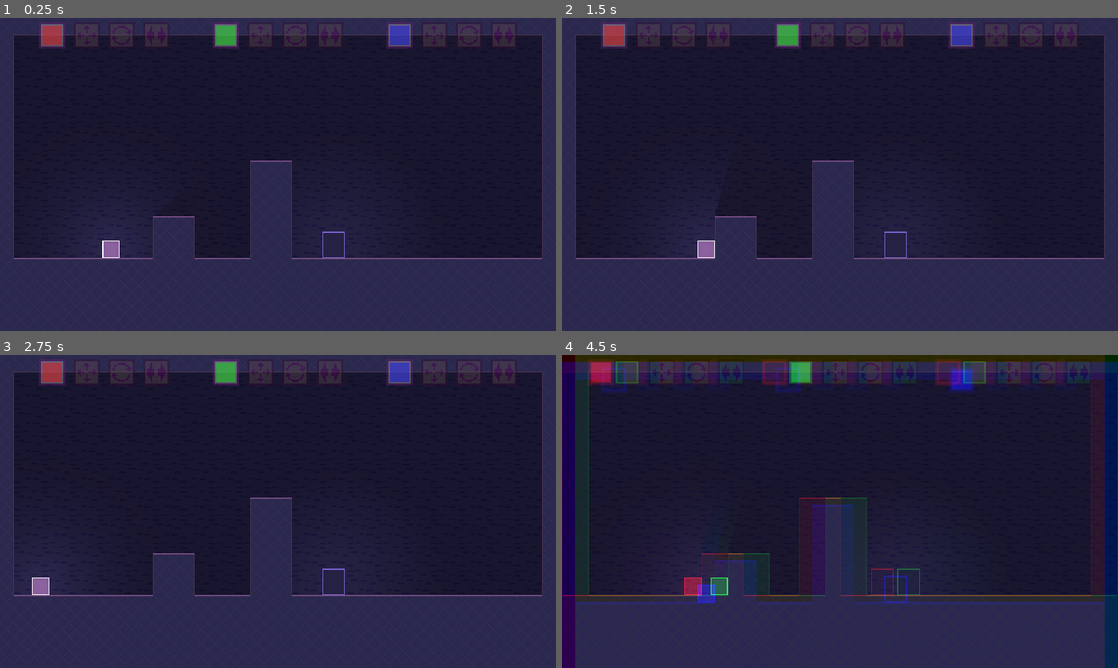
Above: before the commit, frames 1-4 (two rows, left to right).
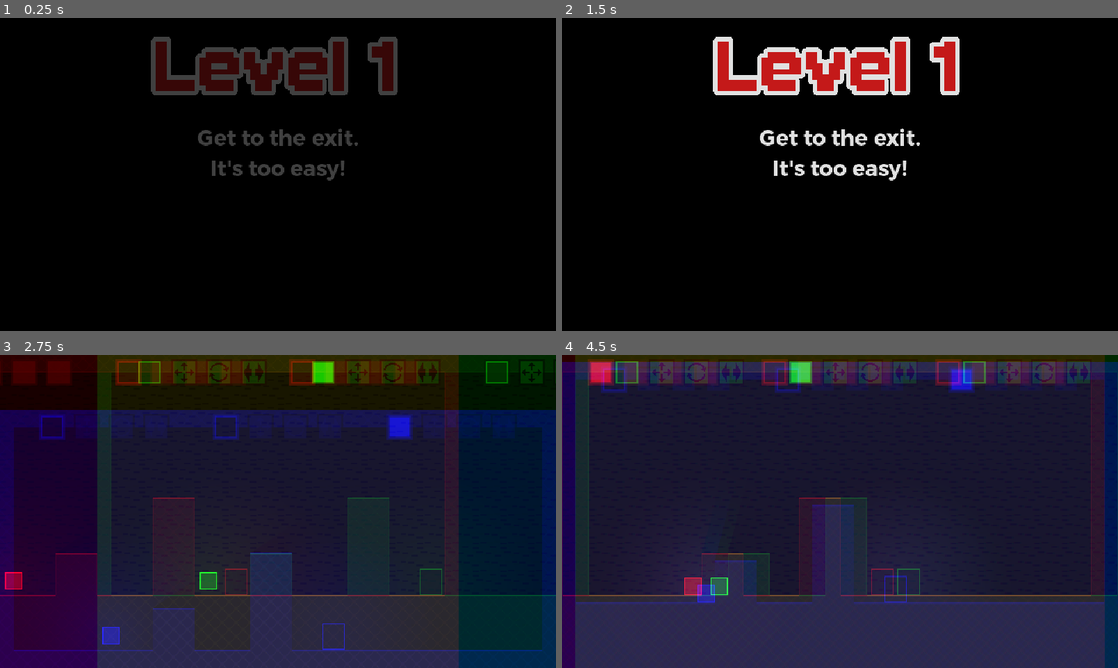
Above: after the commit, the same moments.

Repository: robotmaster/game-off-2026
Game: Godot game, scene res://scenes/level_start.tscn
Same seed, same stepped clock (60 frames per second), same inputs: the game is played once before the commit and once after it. Before the commit the project starts from res://scenes/rooms/intro.tscn.
Inputs:
- Up to frame 1 (0.25 s): no input
- Up to frame 2 (1.5 s): hold Right (right) from 0.53 s (still down); tap X (switch_edit) at 0.6 s; tap B (revert_jump) at 0.77 s; tap Z (toggle_play) at 0.8, 1.35 s; tap Enter at 1.25 s
- Up to frame 3 (2.75 s): tap B (revert_jump) at 1.52 s; tap X (switch_edit) at 1.55 s; release Right (right) at 2.03 s; hold Left (left) from 2.03 s (still down); hold Shift (move_slow) from 2.03 s (still down); tap Z (toggle_play) at 2.3 s
- Up to frame 4 (4.5 s): release Left (left) at 2.78 s; release Shift (move_slow) at 2.78 s; hold Right (right) 2.78-4.28 s; tap X (switch_edit) at 2.85, 4.35 s; tap B (revert_jump) at 3.02, 3.77 s; tap Z (toggle_play) at 3.6 s; tap R (reset) at 4.15, 4.25 s; hold Left (left) from 4.28 s (still down)

The runs differ from the first frame. In frame 1, 100% of the frame differs, in the area x 0-100%, y 0-100%; in frame 2, 100%; in frame 3, 46%; in frame 4, 1.1%.

Commit message:
added more effects

Diff:
--- /dev/null
+++ b/game-off-2026/globals/level_manager.gd
@@ -0,0 +1,53 @@
+extends Node
+
+var room_number := 0
+
+var show_centroids := false
+
+const first_room_with_centroids = "res://scenes/rooms/rotations_intro.tscn"
+
+const rooms = [
+	"res://scenes/rooms/intro.tscn",
+	"res://scenes/rooms/polygon_intro.tscn",
+	"res://scenes/rooms/polygon_intro_2.tscn",
+	"res://scenes/rooms/moving_poly_intro.tscn",
+	"res://scenes/rooms/moving_2.tscn",
+	"res://scenes/rooms/falling_lock_intro.tscn",
+	"res://scenes/rooms/polygon_moving_hard.tscn",
+	"res://scenes/rooms/rotations_intro.tscn",
+	"res://scenes/rooms/rotations_hard.tscn"
+]
+
+const room_to_tip = {
+	"res://scenes/rooms/intro.tscn": "Get to the exit.\nIt's too easy!",
+	"res://scenes/rooms/polygon_intro.tscn": "Red + Green + Blue = White\nand maybe something else",
+	"res://scenes/rooms/polygon_intro_2.tscn": "Something else you might wanna know:\nR to reset\nB to undo your last jump",
+	"res://scenes/rooms/moving_poly_intro.tscn": "Legend goes that entering areas of high energy gives you special powers.",
+	"res://scenes/rooms/moving_2.tscn": "This one is easy.\nBy the way, how many holes are in a straw?",
+	"res://scenes/rooms/falling_lock_intro.tscn": "Some people pass out after using immense power.",
+	"res://scenes/rooms/polygon_moving_hard.tscn": "Good luck on this one!",
+	"res://scenes/rooms/rotations_intro.tscn": "Fun fact: The centroid of a polygon is its center of mass if it has uniform density. It is calculated as Cₓ = (1 / 6A) Σ (xᵢ + xᵢ₊₁)(xᵢ yᵢ₊₁ − xᵢ₊₁ yᵢ) and Cᵧ = (1 / 6A) Σ (yᵢ + yᵢ₊₁)(xᵢ yᵢ₊₁ − xᵢ₊₁ yᵢ), where A is ½ Σ (xᵢ yᵢ₊₁ − xᵢ₊₁ yᵢ)",
+	"res://scenes/rooms/rotations_hard.tscn": "Good luck on this one! (again)",
+}
+
+func _ready() -> void:
+	for room in rooms:
+		pass
+		assert(room in room_to_tip, "Room mismatch in level manager")
+
+	var path := get_tree().current_scene.scene_file_path
+	if path in rooms:
+		room_number = rooms.find(path)
+
+func get_room() -> String:
+	return rooms[ room_number]
+
+func next_room() -> String:
+	room_number += 1
+	if room_number >= len(rooms):
+		return ""
+	return "res://scenes/level_start.tscn"
+
+func _process(_delta: float) -> void:
+	var centroid_index := rooms.find(first_room_with_centroids)
+	show_centroids = room_number >= centroid_index
--- a/game-off-2026/level_manager.gd
+++ /dev/null
@@ -1,21 +0,0 @@
-extends Node
-
-var room_number := 0
-
-const rooms = [
-	"res://scenes/rooms/intro.tscn",
-	"res://scenes/rooms/polygon_intro.tscn",
-	"res://scenes/rooms/polygon_intro_2.tscn",
-	"res://scenes/rooms/moving_poly_intro.tscn",
-	"res://scenes/rooms/moving_2.tscn",
-	"res://scenes/rooms/falling_lock_intro.tscn",
-	"res://scenes/rooms/polygon_moving_hard.tscn",
-	"res://scenes/rooms/rotations_intro.tscn",
-	"res://scenes/rooms/rotations_hard.tscn"
-]
-
-func next_room() -> String:
-	room_number += 1
-	if room_number >= len(rooms):
-		return rooms[len(rooms) - 1]
-	return rooms[room_number]
--- a/game-off-2026/project.godot
+++ b/game-off-2026/project.godot
@@ -11,7 +11,7 @@
 [application]
 
 config/name="game_off_2026"
-run/main_scene="uid://dttkllv1b276k"
+run/main_scene="uid://pqytye8mlanu"
 config/features=PackedStringArray("4.7", "Forward Plus")
 config/icon="res://icon.svg"
 
@@ -39,26 +39,23 @@
 left={
 "deadzone": 0.2,
 "events": [Object(InputEventKey,"resource_local_to_scene":false,"resource_name":"","device":-1,"window_id":0,"alt_press …(195 unchanged characters)…
-, Object(InputEventKey,"resource_local_to_scene":false,"resource_name":"","device":-1,"window_id":0,"alt_pressed":false,"shift_pressed":false,"ctrl_pressed":false,"meta_pressed":false,"pressed":false,"keycode":0,"physical_keycode":65,"key_label":0,"unicode":97,"location":0,"echo":false,"script":null)
 ]
 }
 right={
 "deadzone": 0.2,
 "events": [Object(InputEventKey,"resource_local_to_scene":false,"resource_name":"","device":-1,"window_id":0,"alt_press …(195 unchanged characters)…
-, Object(InputEventKey,"resource_local_to_scene":false,"resource_name":"","device":-1,"window_id":0,"alt_pressed":false,"shift_pressed":false,"ctrl_pressed":false,"meta_pressed":false,"pressed":false,"keycode":0,"physical_keycode":68,"key_label":0,"unicode":100,"location":0,"echo":false,"script":null)
 ]
 }
 up={
 "deadzone": 0.2,
 "events": [Object(InputEventKey,"resource_local_to_scene":false,"resource_name":"","device":-1,"window_id":0,"alt_press …(195 unchanged characters)…
 , Object(InputEventKey,"resource_local_to_scene":false,"resource_name":"","device":-1,"window_id":0,"alt_pressed":false …(182 unchanged characters)…
-, Object(InputEventKey,"resource_local_to_scene":false,"reso …(131 unchanged characters)… d":false,"keycode":0,"physical_keycode":87,"key_label":0,"unicode":119,"location":0,"echo":false,"script":null)
+, Object(InputEventKey,"resource_local_to_scene":false,"reso …(131 unchanged characters)… d":false,"keycode":0,"physical_keycode":67,"key_label":0,"unicode":99,"location":0,"echo":false,"script":null)
 ]
 }
 down={
 "deadzone": 0.2,
-"events": [Object(InputEventKey,"resource_local_to_scene":fa …(140 unchanged characters)… d":false,"keycode":0,"physical_keycode":83,"key_label":0,"unicode":115,"location":0,"echo":false,"script":null)
-, Object(InputEventKey,"resource_local_to_scene":false,"resource_name":"","device":-1,"window_id":0,"alt_pressed":false,"shift_pressed":false,"ctrl_pressed":false,"meta_pressed":false,"pressed":false,"keycode":0,"physical_keycode":4194322,"key_label":0,"unicode":0,"location":0,"echo":false,"script":null)
+"events": [Object(InputEventKey,"resource_local_to_scene":fa …(140 unchanged characters)… d":false,"keycode":0,"physical_keycode":4194322,"key_label":0,"unicode":0,"location":0,"echo":false,"script":null)
 ]
 }
 switch_edit={
--- a/game-off-2026/scenes/dont_touch/polygon_info_ui.tscn
+++ b/game-off-2026/scenes/dont_touch/polygon_info_ui.tscn
@@ -7,7 +7,6 @@
 script = ExtResource("1_weqsq")
 
 [node name="ColorBg" type="Sprite2D" parent="." unique_id=695791868]
-use_parent_material = true
 position = Vector2(-60, 0)
 texture = ExtResource("2_lew5o")
 hframes = 4
@@ -41,7 +40,7 @@
 hframes = 4
 frame = 3
 
-[node name="WhiteHighlight" type="ColorRect" parent="." unique_id=186484038]
+[node name="GreenHighlight" type="ColorRect" parent="." unique_id=186484038]
 use_parent_material = true
 offset_left = -35.0
 offset_top = -15.0
@@ -49,3 +48,24 @@
 offset_bottom = 15.0
 pivot_offset_ratio = Vector2(0.5, 0.5)
 color = Color(0.6424834, 0.91948235, 0.577884, 0.63529414)
+
+[node name="WhiteHighlightTransform" type="ColorRect" parent="." unique_id=1594380896]
+offset_left = -35.0
+offset_top = -15.0
+offset_right = -5.0
+offset_bottom = 15.0
+pivot_offset_ratio = Vector2(0.5, 0.5)
+
+[node name="WhiteHighlightRotate" type="ColorRect" parent="." unique_id=1324322759]
+offset_left = 5.0
+offset_top = -15.0
+offset_right = 35.0
+offset_bottom = 15.0
+pivot_offset_ratio = Vector2(0.5, 0.5)
+
+[node name="WhiteHighlightScale" type="ColorRect" parent="." unique_id=154676320]
+offset_left = 45.0
+offset_top = -15.0
+offset_right = 75.0
+offset_bottom = 15.0
+pivot_offset_ratio = Vector2(0.5, 0.5)
--- /dev/null
+++ b/game-off-2026/scenes/level_start.tscn
@@ -0,0 +1,136 @@
+[gd_scene format=3 uid="uid://pqytye8mlanu"]
+
+[ext_resource type="FontFile" uid="uid://dj4krrmnr7cdn" path="res://fonts/ari-w9500-display.ttf" id="1_1ag0p"]
+[ext_resource type="Shader" uid="uid://nnf5log83eb5" path="res://shaders/level_start.gdshader" id="1_2kkdi"]
+[ext_resource type="FontFile" uid="uid://c18pqewn23vbu" path="res://fonts/Gontserrat-Bold.ttf" id="3_2kkdi"]
+
+[sub_resource type="ShaderMaterial" id="ShaderMaterial_2kkdi"]
+shader = ExtResource("1_2kkdi")
+shader_parameter/alpha = 1.0
+
+[sub_resource type="GDScript" id="GDScript_1ag0p"]
+script/source = "extends Node2D
+
+const FADE_TIME = 1.0
+const CONTINUE_TEXT_FADE_START = 3.5
+const CONTINUE_TEXT_FADE_END = 4
+
+var time := 0.0
+var fadeout_target := -1.0
+
+func _ready() -> void:
+	modulate.a = 0
+
+func _process(delta: float) -> void:
+	modulate.a = 1
+	time += delta
+
+	var alpha : float
+	if time < FADE_TIME:
+		alpha = time / FADE_TIME
+	elif fadeout_target > 0:
+		if time > fadeout_target:
+			VisualTools.start_in_transition()
+			get_tree().change_scene_to_file(LevelManager.get_room())
+		alpha = (fadeout_target - time) / FADE_TIME
+	else:
+		alpha = 1
+
+	material.set_shader_parameter(\"alpha\", alpha)
+
+	if time < CONTINUE_TEXT_FADE_START:
+		%ToContinue.modulate.a = 0
+	elif time < CONTINUE_TEXT_FADE_END:
+		%ToContinue.modulate.a = (time - CONTINUE_TEXT_FADE_START) / (CONTINUE_TEXT_FADE_END - CONTINUE_TEXT_FADE_START)
+	else:
+		%ToContinue.modulate.a = 1
+
+	%LevelLabel.text = \"Level \" + str(LevelManager.room_number + 1)
+	%Tip.text = LevelManager.room_to_tip[LevelManager.rooms[LevelManager.room_number]]
+
+	if Input.is_action_just_pressed(\"toggle_play\") and time > FADE_TIME and fadeout_target < 0:
+		fadeout_target = time + FADE_TIME
+"
+
+[sub_resource type="LabelSettings" id="LabelSettings_j4v5w"]
+font = ExtResource("1_1ag0p")
+font_size = 70
+font_color = Color(0.87, 0.1131, 0.1131, 1)
+outline_size = 20
+
+[sub_resource type="LabelSettings" id="LabelSettings_1ag0p"]
+line_spacing = 2.0
+font = ExtResource("3_2kkdi")
+font_size = 40
+
+[sub_resource type="LabelSettings" id="LabelSettings_aveqj"]
+font = ExtResource("3_2kkdi")
+font_size = 25
+
+[sub_resource type="LabelSettings" id="LabelSettings_2kkdi"]
+line_spacing = 2.0
+font = ExtResource("3_2kkdi")
+font_size = 20
+
+[sub_resource type="GDScript" id="GDScript_aveqj"]
+script/source = "extends Camera2D
+
+# Called when the node enters the scene tree for the first time.
+func _ready() -> void:
+	zoom = Vector2(1, 1)
+"
+
+[node name="LevelStart" type="CanvasGroup" unique_id=1279335496]
+material = SubResource("ShaderMaterial_2kkdi")
+script = SubResource("GDScript_1ag0p")
+
+[node name="LevelLabel" type="Label" parent="." unique_id=2054475376]
+unique_name_in_owner = true
+offset_left = -638.0
+offset_top = -154.0
+offset_right = 638.0
+offset_bottom = -49.0
+text = "Level 4"
+label_settings = SubResource("LabelSettings_j4v5w")
+horizontal_alignment = 1
+metadata/_edit_use_anchors_ = true
+
+[node name="TipText" type="Label" parent="." unique_id=1692735934]
+visible = false
+offset_left = -290.0
+offset_top = -56.0
+offset_right = 290.0
+offset_bottom = -27.0
+text = "Tip:"
+label_settings = SubResource("LabelSettings_1ag0p")
+horizontal_alignment = 1
+autowrap_mode = 2
+metadata/_edit_use_anchors_ = true
+
+[node name="Tip" type="Label" parent="." unique_id=1316265742]
+unique_name_in_owner = true
+offset_left = -290.0
+offset_top = -58.0
+offset_right = 290.0
+offset_bottom = 101.0
+text = "Arrow to move."
+label_settings = SubResource("LabelSettings_aveqj")
+horizontal_alignment = 1
+autowrap_mode = 2
+metadata/_edit_use_anchors_ = true
+
+[node name="ToContinue" type="Label" parent="." unique_id=814338240]
+unique_name_in_owner = true
+offset_left = -290.0
+offset_top = 121.0
+offset_right = 290.0
+offset_bottom = 280.0
+text = "Z to continue."
+label_settings = SubResource("LabelSettings_2kkdi")
+horizontal_alignment = 1
+autowrap_mode = 2
+metadata/_edit_use_anchors_ = true
+
+[node name="Camera2D" type="Camera2D" parent="." unique_id=818803488]
+zoom = Vector2(3, 3)
+script = SubResource("GDScript_aveqj")
--- a/game-off-2026/scenes/rooms/polygon_intro_2.tscn
+++ b/game-off-2026/scenes/rooms/polygon_intro_2.tscn
@@ -9,7 +9,7 @@
 
 [node name="Polygon2D" type="Polygon2D" parent="MainPolygons/PolygonCanvas/Red" parent_id_path=PackedInt32Array(349891011) index="0" unique_id=1621396020]
 use_parent_material = true
-position = Vector2(-271, 102)
+position = Vector2(-286, 102)
 color = Color(1, 0, 0, 1)
 polygon = PackedVector2Array(193, -88, 296, -13, 272, 0, 172, -1)
 
@@ -21,7 +21,7 @@
 
 [node name="Polygon2D" type="Polygon2D" parent="MainPolygons/PolygonCanvas/Green" parent_id_path=PackedInt32Array(737133991) index="0" unique_id=1848403671]
 use_parent_material = true
-position = Vector2(-184, 102)
+position = Vector2(-199, 102)
 scale = Vector2(1, 1.0769231)
 color = Color(0, 1, 0, 1)
 polygon = PackedVector2Array(144, 34.35714, 228, -65, 80, -74.28571)
@@ -35,7 +35,7 @@
 
 [node name="Polygon2D" type="Polygon2D" parent="MainPolygons/PolygonCanvas/Blue" parent_id_path=PackedInt32Array(1709256072) index="0" unique_id=1219641244]
 use_parent_material = true
-position = Vector2(-198, 63)
+position = Vector2(-213, 63)
 color = Color(0, 0, 1, 1)
 polygon = PackedVector2Array(233, -36, 226, 51, 80, 48, 80, -32)
 
--- a/game-off-2026/scenes/rooms/polygon_moving_hard.tscn
+++ b/game-off-2026/scenes/rooms/polygon_moving_hard.tscn
@@ -18,7 +18,6 @@
 polygon = PackedVector2Array(-304, 160, -192, 160, -192, 96, -304, 96)
 red_translate_allowed = true
 green_translate_allowed = true
-blue_translate_allowed = true
 
 [node name="PolygonMoveArea3" parent="SpecialElements/PolygonMoveAreas" parent_id_path=PackedInt32Array(907422819) index="2" unique_id=899298405 instance=ExtResource("2_yiuyg")]
 position = Vector2(12, -22)
--- a/game-off-2026/scripts/polygon_centroid_display.gd
+++ b/game-off-2026/scripts/polygon_centroid_display.gd
@@ -9,10 +9,12 @@
 const CENTER_LINE_COLOR_ADD_EDIT = Color(0.7, 0.7, 0.7, 0)
 const CENTER_LINE_COLOR_ADD_PLAY = Color(0.4, 0.4, 0.4, 0)
 
-func _process(delta: float) -> void:
+func _process(_delta: float) -> void:
 	queue_redraw()
 
 func _draw() -> void:
+	if not LevelManager.show_centroids:
+		return
 	var polygons_to_draw = [Room.color_1_parent, Room.color_2_parent, Room.color_3_parent]
 
 	for polygon_parent : PolygonParent in polygons_to_draw:
--- a/game-off-2026/scripts/polygon_info_ui.gd
+++ b/game-off-2026/scripts/polygon_info_ui.gd
@@ -5,23 +5,37 @@
 @export var node_representing : PolygonParent
 
 const OFF_MODULATE = Color(0.5, 0.4, 0.4)
-const PLAYING_MODULATE = Color(1, 1, 1, 0.4)
-const EDITING_MODULATE = Color(1, 1, 1, 0.7)
+const PLAYING_MODULATE = Color(1, 1, 1, 0.6)
+const EDITING_MODULATE = Color(1, 1, 1, 0.85)
+
+@export var white_highlight_highest_alpha := 0.8
+
+const WHITE_HIGHLIGHT_INTERPOLATE_TIME = 0.6
+const WHITE_HIGHLIGHT_HOLD_TIME = 0.2
+
+var transform_highlight_interpolate_timer := 0.0
+var rotate_highlight_interpolate_timer := 0.0
+var scale_highlight_interpolate_timer := 0.0
+
+func _ready() -> void:
+	Room.allowed_transformed_changed.connect.call_deferred(_flash_highlight)
+	Room.editing_changed.connect.call_deferred(_flash_editing.call_deferred)
 
 func _process(delta: float) -> void:
 	if Room.is_editing:
 		modulate = EDITING_MODULATE
 	else:
 		modulate = PLAYING_MODULATE
-	#
-	#
+
+
+
 	$ColorFill.color = color_representing
 
 	$Translate.modulate = OFF_MODULATE
 	$Rotate.modulate = OFF_MODULATE
 	$Scale.modulate = OFF_MODULATE
 
-	$WhiteHighlight.global_position = Vector2(999999, 999999)
+	$GreenHighlight.global_position = Vector2(999999, 999999)
 	for allowed_transform_index in range(len(Room.allowed_polygon_transforms)):
 		var allowed_transform = Room.allowed_polygon_transforms[allowed_transform_index]
 		if allowed_transform["node"] != node_representing:
@@ -30,15 +44,67 @@
 		if allowed_transform["transform"] == Room.PolygonTransforms.Translate:
 			$Translate.modulate = Color(1, 1, 1)
 			if Room.is_editing and Room.transform_editing_index == allowed_transform_index:
-				$WhiteHighlight.position = $Translate.position - $WhiteHighlight.size / 2
-				$WhiteHighlight.visible = true
+				$GreenHighlight.position = $Translate.position - $GreenHighlight.size / 2
+				$GreenHighlight.visible = true
 		if allowed_transform["transform"] == Room.PolygonTransforms.Rotate:
 			$Rotate.modulate = Color(1, 1, 1)
 			if Room.is_editing and Room.transform_editing_index == allowed_transform_index:
-				$WhiteHighlight.position = $Rotate.position - $WhiteHighlight.size / 2
-				$WhiteHighlight.visible = true
+				$GreenHighlight.position = $Rotate.position - $GreenHighlight.size / 2
+				$GreenHighlight.visible = true
 		if allowed_transform["transform"] == Room.PolygonTransforms.Scale:
 			$Scale.modulate = Color(1, 1, 1)
 			if Room.is_editing and Room.transform_editing_index == allowed_transform_index:
-				$WhiteHighlight.position = $Scale.position - $WhiteHighlight.size / 2
-				$WhiteHighlight.visible = true
+				$GreenHighlight.position = $Scale.position - $GreenHighlight.size / 2
+				$GreenHighlight.visible = true
+
+	transform_highlight_interpolate_timer -= delta
+	if transform_highlight_interpolate_timer > WHITE_HIGHLIGHT_INTERPOLATE_TIME - WHITE_HIGHLIGHT_HOLD_TIME:
+		$WhiteHighlightTransform.modulate.a = white_highlight_highest_alpha
+	elif transform_highlight_interpolate_timer > 0:
+		$WhiteHighlightTransform.modulate.a = transform_highlight_interpolate_timer / (WHITE_HIGHLIGHT_INTERPOLATE_TIME - WHITE_HIGHLIGHT_HOLD_TIME) * white_highlight_highest_alpha
+	else:
+		$WhiteHighlightTransform.modulate.a = 0
+
+	rotate_highlight_interpolate_timer -= delta
+	if rotate_highlight_interpolate_timer > WHITE_HIGHLIGHT_INTERPOLATE_TIME - WHITE_HIGHLIGHT_HOLD_TIME:
+		$WhiteHighlightRotate.modulate.a = white_highlight_highest_alpha
+	if rotate_highlight_interpolate_timer > 0:
+		$WhiteHighlightRotate.modulate.a = rotate_highlight_interpolate_timer / (WHITE_HIGHLIGHT_INTERPOLATE_TIME - WHITE_HIGHLIGHT_HOLD_TIME) * white_highlight_highest_alpha
+	else:
+		$WhiteHighlightRotate.modulate.a = 0
+
+	scale_highlight_interpolate_timer -= delta
+	if scale_highlight_interpolate_timer > WHITE_HIGHLIGHT_INTERPOLATE_TIME - WHITE_HIGHLIGHT_HOLD_TIME:
+		$WhiteHighlightScale.modulate.a = white_highlight_highest_alpha
+	elif scale_highlight_interpolate_timer > 0:
+		$WhiteHighlightScale.modulate.a = scale_highlight_interpolate_timer / (WHITE_HIGHLIGHT_INTERPOLATE_TIME - WHITE_HIGHLIGHT_HOLD_TIME) * white_highlight_highest_alpha
+	else:
+		$WhiteHighlightScale.modulate.a = 0
+
+
+
+func _flash_highlight() -> void:
+	for allowed_transform in Room.allowed_polygon_transforms:
+		if allowed_transform["node"] != node_representing:
+			continue
+
+		if allowed_transform["transform"] == Room.PolygonTransforms.Translate:
+			transform_highlight_interpolate_timer = WHITE_HIGHLIGHT_INTERPOLATE_TIME
+		if allowed_transform["transform"] == Room.PolygonTransforms.Rotate:
+			rotate_highlight_interpolate_timer = WHITE_HIGHLIGHT_INTERPOLATE_TIME
+		if allowed_transform["transform"] == Room.PolygonTransforms.Scale:
+			scale_highlight_interpolate_timer = WHITE_HIGHLIGHT_INTERPOLATE_TIME
+
+func _flash_editing() -> void:
+	var transform_editing : Dictionary = Room.allowed_polygon_transforms[Room.transform_editing_index]
+	if transform_editing["node"] != node_representing:
+		return
+
+	if transform_editing["transform"] == Room.PolygonTransforms.Translate:
+		transform_highlight_interpolate_timer = WHITE_HIGHLIGHT_INTERPOLATE_TIME
+
+	if transform_editing["transform"] == Room.PolygonTransforms.Rotate:
+		rotate_highlight_interpolate_timer = WHITE_HIGHLIGHT_INTERPOLATE_TIME
+
+	if transform_editing["transform"] == Room.PolygonTransforms.Scale:
+		scale_highlight_interpolate_timer = WHITE_HIGHLIGHT_INTERPOLATE_TIME
--- a/game-off-2026/scripts/room.gd
+++ b/game-off-2026/scripts/room.gd
@@ -1,5 +1,8 @@
 extends Node2D
 class_name RoomRoot
+
+signal allowed_transformed_changed
+signal editing_changed
 
 @export_group("Don't Touch")
 @export var color_1_parent : Node2D
@@ -26,7 +29,7 @@
 
 
 func _physics_process(_delta: float) -> void:
-	%PolygonMoveAreas.update_allowed_transforms()
+	_update_allowed_transforms()
 
 	if Input.is_action_just_pressed("toggle_play") and not VisualTools.transitioning:
 		if is_editing or (not $Player.is_locked and len(allowed_polygon_transforms) > 0):
@@ -36,6 +39,7 @@
 
 	if Input.is_action_just_pressed("switch_edit") and is_editing and not VisualTools.transitioning:
 		transform_editing_index += 1
+		editing_changed.emit()
 
 	if transform_editing_index >= len(allowed_polygon_transforms):
 		transform_editing_index = 0
@@ -44,6 +48,33 @@
 		reset_room()
 
 	%IntersectionArea.do_polygon_collisions()
+
+func _update_allowed_transforms() -> void:
+	var saved_allowed := allowed_polygon_transforms.duplicate()
+
+	%PolygonMoveAreas.update_allowed_transforms()
+
+
+	for saved : Dictionary in saved_allowed:
+		var found := false
+		for allowed : Dictionary in allowed_polygon_transforms:
+			if saved["node"] == allowed["node"] and saved["transform"] == allowed["transform"]:
+				found = true
+				break
+		if not found:
+			allowed_transformed_changed.emit()
+			return
+
+
+	for allowed : Dictionary in allowed_polygon_transforms:
+		var found := false
+		for saved : Dictionary in saved_allowed:
+			if saved["node"] == allowed["node"] and saved["transform"] == allowed["transform"]:
+				found = true
+				break
+		if not found:
+			allowed_transformed_changed.emit()
+			return
 
 func get_children_polygons(parent: Node2D) -> Array[Polygon2D]:
 	var children := []
@@ -71,7 +102,7 @@
 	get_tree().reload_current_scene()
 
 func go_to_next_room() -> void:
-	VisualTools.start_out_transition(true, _go_to_next_room.bind(LevelManager.next_room()))
+	VisualTools.start_out_transition(false, _go_to_next_room)
 
-func _go_to_next_room(room : String) -> void:
-	get_tree().change_scene_to_file(room)
+func _go_to_next_room() -> void:
+	get_tree().change_scene_to_file(LevelManager.next_room())
--- /dev/null
+++ b/game-off-2026/shaders/level_start.gdshader
@@ -0,0 +1,11 @@
+shader_type canvas_item;
+
+uniform float alpha;
+uniform sampler2D screen_texture : hint_screen_texture, repeat_disable, filter_nearest;
+
+void fragment() {
+
+	vec4 color_below = textureLod(screen_texture, SCREEN_UV, 0.0);
+	color_below.a *= alpha;
+	COLOR = color_below;
+}
Not shown, added: game-off-2026/credits.txt
Not shown, changed: game-off-2026/export_presets.cfg
Binary file added: game-off-2026/fonts/Gontserrat-Bold.ttf
Not shown, added: game-off-2026/fonts/Gontserrat-Bold.ttf.import
Binary file added: game-off-2026/fonts/ari-w9500-display.ttf
Not shown, added: game-off-2026/fonts/ari-w9500-display.ttf.import
Renamed: game-off-2026/level_manager.gd.uid -> game-off-2026/globals/level_manager.gd.uid
Renamed: game-off-2026/polygon_tools.gd -> game-off-2026/globals/polygon_tools.gd
Not shown, added: game-off-2026/globals/polygon_tools.gd.uid
Renamed: game-off-2026/visual_tools.gd -> game-off-2026/globals/visual_tools.gd
Renamed: game-off-2026/visual_tools.gd.uid -> game-off-2026/globals/visual_tools.gd.uid
Not shown, changed: game-off-2026/polygon_tools.gd.uid
(and 1 more such lines)
